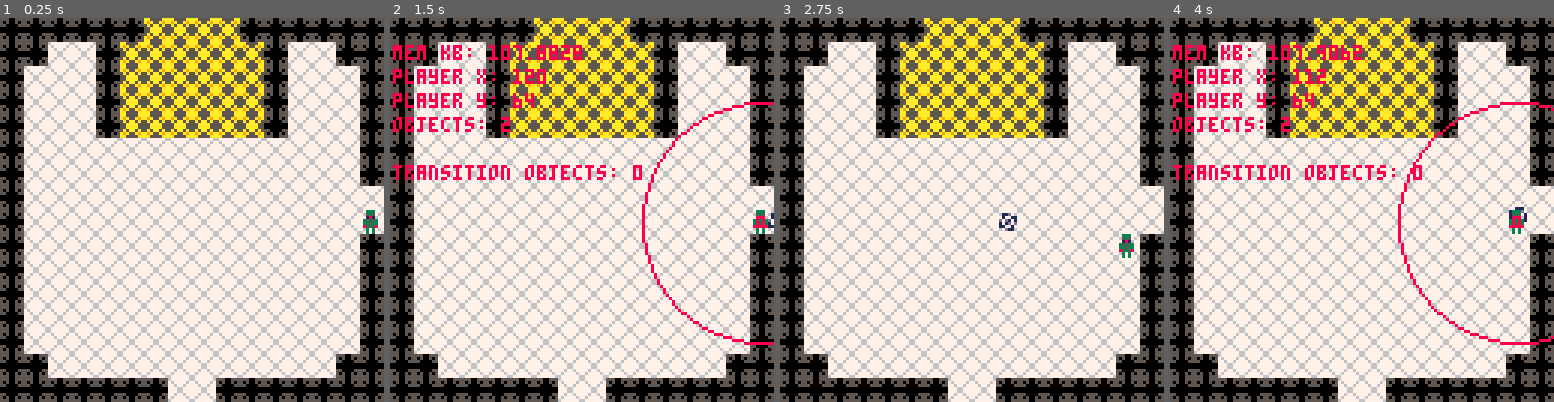
Above: before the commit, frames 1-4 (left to right).
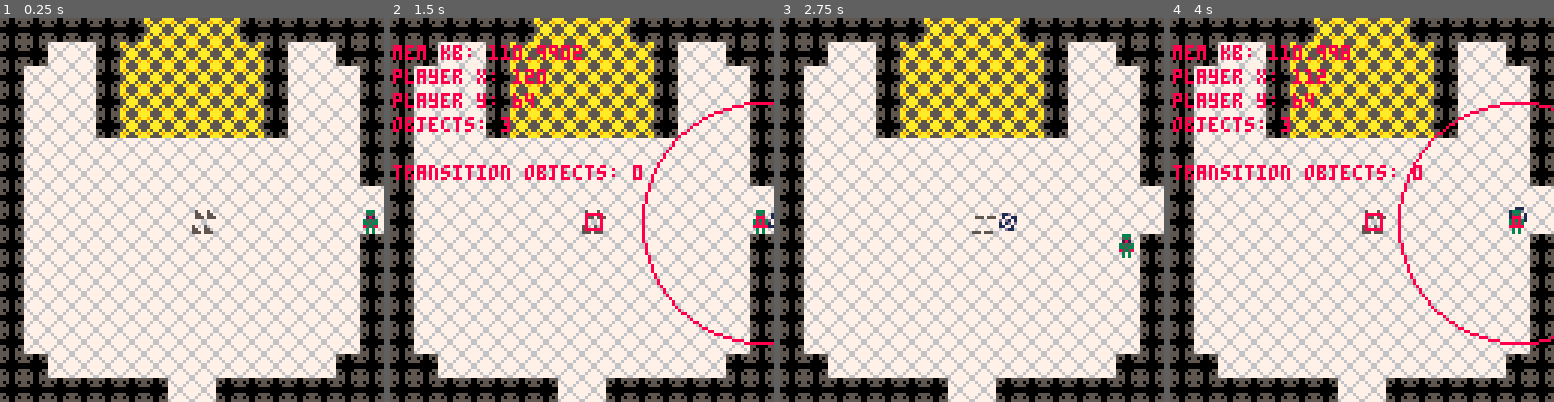
Above: after the commit, the same moments.

Repository: rledford/pico-door
Game: PICO-8 cartridge door.p8
Same seed, same stepped clock (60 frames per second), same inputs: the game is played once before the commit and once after it.
Inputs:
- Up to frame 1 (0.25 s): no input
- Up to frame 2 (1.5 s): tap O (Z key) at 0.33, 0.7, 1.43 s; tap X (X key) at 1.07 s
- Up to frame 3 (2.75 s): hold Left 1.97-2.37 s; tap X (X key) at 2.07, 2.4, 2.73 s; tap O (Z key) at 2.22 s; hold Down from 2.42 s (still down)
- Up to frame 4 (4 s): release Down at 2.82 s; hold Right 2.87-3.53 s; tap X (X key) at 3.07, 3.4, 3.73 s; tap O (Z key) at 3.1, 3.98 s; hold Up from 3.58 s (still down)

The runs differ from the first frame. In frame 1, 0.1% of the frame differs, in the area x 50-57%, y 50-57%; in frame 2, 0.4%; in frame 3, less than 0.1%; in frame 4, 0.4%, in the area x 28-57%, y 7-57%.

Commit message:
Add sfx player death and enemy spawn. Make player death obscene particle effects.

Diff:
--- a/door.p8
+++ b/door.p8
@@ -122,6 +122,7 @@
 	-- make_enemy_spawn_point(56,72,{eye_type, bug_type},50)
 	-- make_enemy_spawn_point(64,72,{eye_type, bug_type},50)
 	-- make_enemy_spawn_point(72,72,{fang_type},50)
+	init_object(spike_type, 64,64)
 	update_fn = game_update
 end
 
@@ -181,7 +182,7 @@
 		end
 		obj.move()
 	end)
-	updat_particles()
+	update_particles()
 end
 
 -- player --
@@ -197,27 +198,39 @@
 		this.pickup_radius = 16
 		this.projectile_dmg = 1
 		this.face = {x=1,y=0}
-		this.hp = 100
+		this.hp = 1
 		this.group = PLAYER_GROUP
 		this.anim = make_animation({32})
 		this.hurt_collidable = false
 		this.level = 1
 		this.xp = 0
 		this.max_xp = 10
+		this.dead = false
 	end,
 	take_damage=function(this, amt)
+		if this.dead then
+			return
+		end
 		this.hp -= amt
 		start_hurt_object(this)
 		if this.hp <= 0 then
-			make_particle_group(this.x, this.y)
-			make_particle_group(this.x+TILE_SIZE, this.y)
-			make_particle_group(this.x+TILE_SIZE, this.y + TILE_SIZE)
-			make_particle_group(this.x, this.y + TILE_HALF_SIZE)
-			make_particle_group(this.x+TILE_HALF_SIZE, this.y + TILE_HALF_SIZE)
-			destroy_object(this)
+			this.dead = true
+			for i=0,5 do
+				make_particle_group(this.x, this.y, this.anim.frames[this.anim.current_frame],1000)
+				make_particle_group(this.x, this.y, nil, 1000)
+				make_particle_group(this.x+TILE_SIZE, this.y, nil, 1000)
+				make_particle_group(this.x+TILE_SIZE, this.y+TILE_SIZE, nil, 1000)
+				make_particle_group(this.x, this.y + TILE_SIZE, nil, 1000)
+			end
+			this.anim = make_animation({11,12}, 5)
+			sfx(1)
 		end
 	end,
 	update=function(this)
+		this.anim.update()
+		if this.dead then
+			return
+		end
 		local dx = 0
 		local dy = 0
 		if btnp(k_left) then
@@ -559,6 +572,7 @@
 				this.is_spawning = false
 				local e = init_object(rnd(this.enemy_types), this.x, this.y)
 				plan_next_move(e)
+				sfx(2)
 			end
 		end
 		this.anim.update()
@@ -678,7 +692,8 @@
 	end
 
 	obj.find_player_target = function()
-		if player == nil then
+		if player == nil or player.dead then
+			obj.target = nil
 			return
 		end
 		local range = get_range(obj, player)
@@ -779,7 +794,7 @@
 		return
 	end
 	local range = get_range(obj, player)
-	if range > obj.auto_target_radius then
+	if player.dead or range > obj.auto_target_radius then
 		add_random_move(obj)
 		return
 	-- elseif range <= TILE_SIZE * 1.5 then
@@ -845,14 +860,14 @@
 
 particles = {}
 particle_pool = {}
-function make_particle_group(x,y,sprite)
+function make_particle_group(x,y,sprite,lifetime)
 	local pgroup
 
 	if count(particle_pool) > 0 then
 		pgroup = particle_pool[1]
 		del(particle_pool, pgroup)
 
-		pgroup.init(x,y,sprite)
+		pgroup.init(x,y,sprite,lifetime)
 		add(particles, pgroup)
 
 		return
@@ -867,8 +882,8 @@
 		add(pgroup.particles, {x=0,y=0,spd=1,dir={x=1,y=0},color=8})
 	end
 
-	pgroup.init = function(x, y, sprite)
-		pgroup.lifetime = 80
+	pgroup.init = function(x, y, sprite, lifetime)
+		pgroup.lifetime = lifetime or 80
 		if sprite ~= nil then
 			local col = flr(sprite % 16)
 			local row = flr(sprite / 16)
@@ -896,11 +911,11 @@
 		end
 	end
 
-	pgroup.init(x,y,sprite)
+	pgroup.init(x,y,sprite,lifetime)
 	add(particles, pgroup)
 end
 
-updat_particles = function()
+update_particles = function()
 	local pgroup
 	for i=count(particles),1,-1 do
 		pgroup = particles[i]
@@ -1059,14 +1074,14 @@
 	return {x=flr(dest.x-pos.x),y=flr(dest.y-pos.y)}
 end
 __gfx__
-0000000055500555677777764444444467777776aa5555aa67766776090000900900009000000000000000000000000000000000880000886666666669a99a96
-0000000050500505767777674949494576777767a9a55a9a76555567909090099909909900000000000000000000000000000000800000086444444664944946
-00700700550000557767767744449449755575555a5aa5a5755665570000009009000000000000000000000000000000000000000000000049a99a9440000004
-000770000000000077766777455444447776677755aaaa5565677656090900000000909000000000000000000000000000000000000000004494494440000004
-000770000000000077766777455444447776677755aaaa55656776560000909009090000000000000000000000000000000000000000000049a99a9449a99a94
-00700700550000557767767744449449776776775a5aa5a5755665570900000000000090000000000000000000000000000000000000000049a99a9449a99a94
-0000000050500505767777674949494576777767a9a55a9a765555679009090999909099000000000000000000000000000000008000000849a99a9449a99a94
-0000000055500555677777764444444455575556aa5555aa67766776090000900900009000000000000000000000000000000000880000884444444444444444
+0000000055500555677777764444444467777776aa5555aa67766776090000900900009000000000000000000085880000858800880000886666666669a99a96
+0000000050500505767777674949494576777767a9a55a9a76555567909090099909909900000000000000000858858008588580800000086444444664944946
+00700700550000557767767744449449755575555a5aa5a5755665570000009009000000000000000000000005787780057877800000000049a99a9440000004
+000770000000000077766777455444447776677755aaaa5565677656090900000000909000000000000000000568765005687650000000004494494440000004
+000770000000000077766777455444447776677755aaaa55656776560000909009090000000000000000000008777750087777500000000049a99a9449a99a94
+00700700550000557767767744449449776776775a5aa5a5755665570900000000000090000000000000000005877850058778500000000049a99a9449a99a94
+0000000050500505767777674949494576777767a9a55a9a765555679009090999909099000000000000000005888580058885808000000849a99a9449a99a94
+0000000055500555677777764444444455575556aa5555aa67766776090000900900009000000000000000000858858008588580880000884444444444444444
 00000000000000000500050000000000000000000000000000000000000000000000000000000000000000000000000000000000000000000000000000000000
 00000000050005000550055000000000000000000000000000000000000000000000000000000000000000000000000000000000000000000011d00000011100
 0555055505550555055505550000000000000000000000000000000000000000000000000000000000000000000000000000b000000030000010011001d00d00
Not shown, changed: the sound effects (__sfx__) section of door.p8
